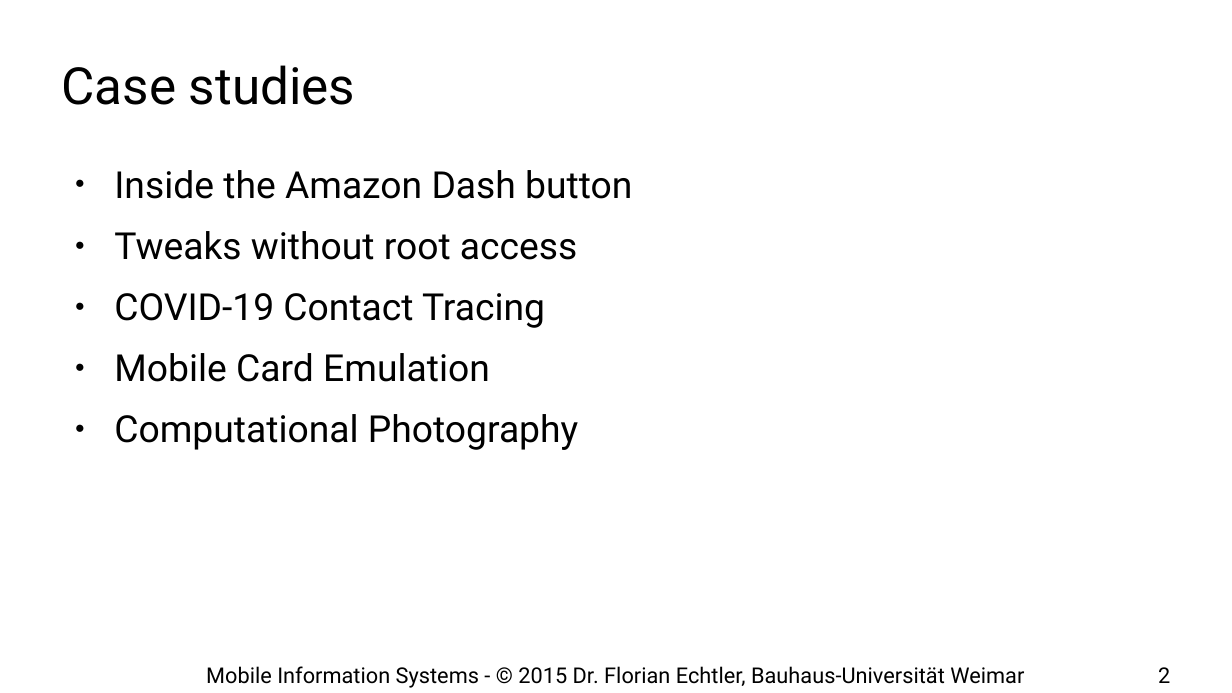
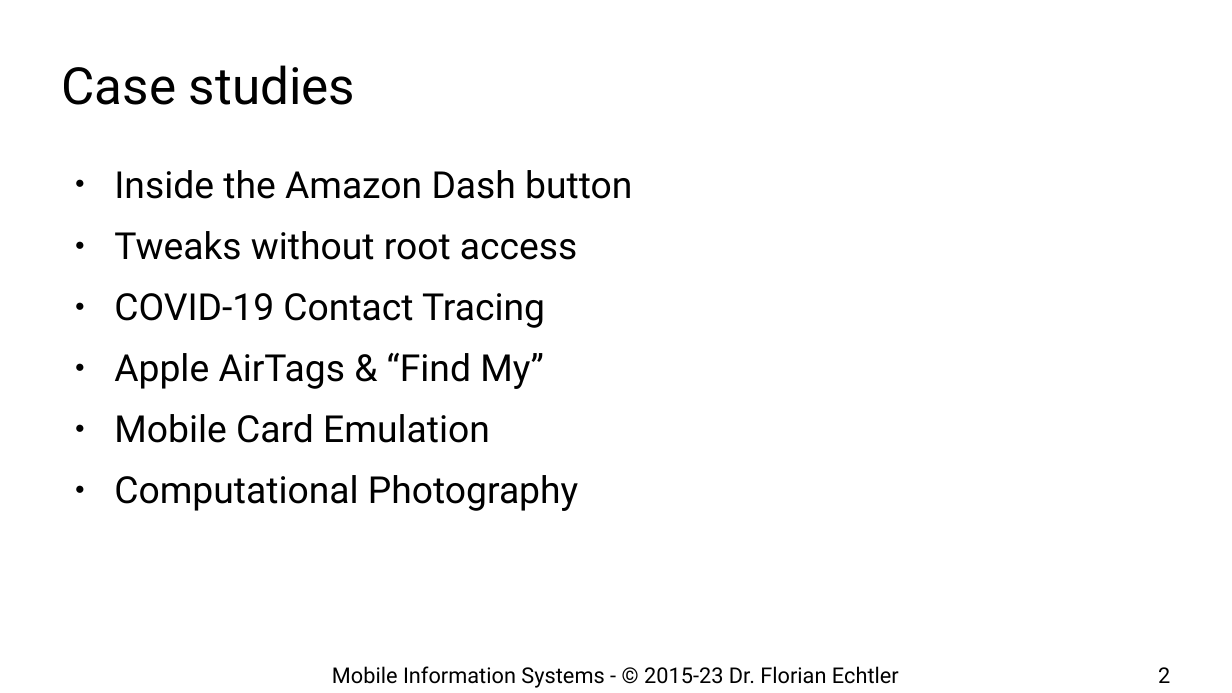
Before and after one commit to floe/mobile-information-systems, a slide deck: slide 2 of 11-case-studies.odp. Drawn at 1232x693 pixels with LibreOffice and Linux fonts; fonts in the diff are those of the drawing; background and template pictures are left out. Boxes give left, top, right and bottom in pixels: in the first picture for what was removed or moved away, otherwise in the second. Text is boxed around its words. In the diff, an @@ line names an element or a change of style, - is before the commit and + after.

```diff
--- a/11-case-studies.odp
+++ b/11-case-studies.odp
@@ text at [114, 353, 544, 389]: paragraph added @@
+● Apple AirTags & “Find My”
@@ text at [332, 666, 899, 688]: text changed @@
-Mobile Information Systems - © 2015 Dr. Florian Echtler, Bauhaus-Universität Weimar
+Mobile Information Systems - © 2015-23 Dr. Florian Echtler
```
Also in this commit, not shown: 19 other slides changed, 3 slides added.
